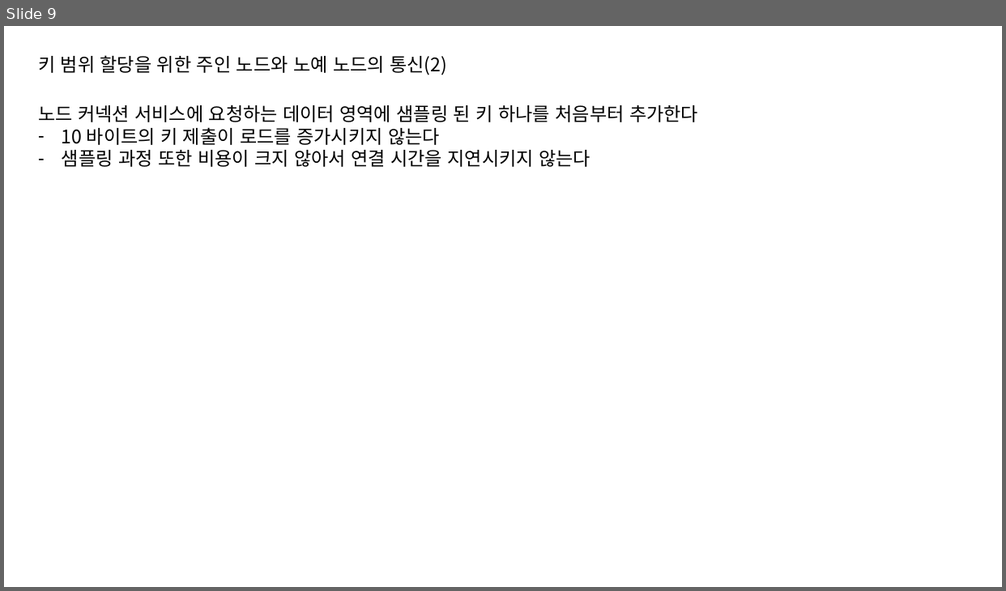
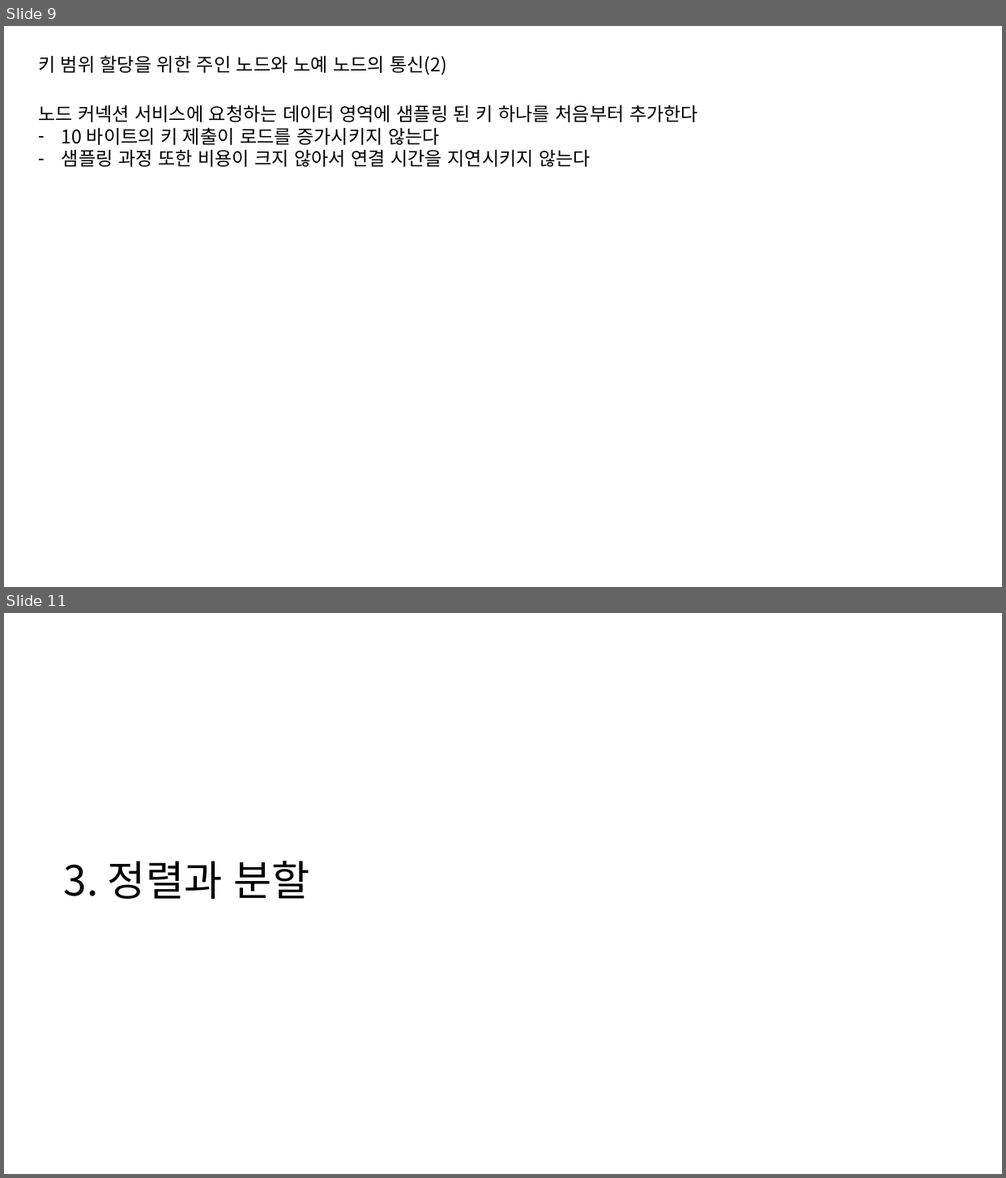
Before and after one commit to HoOngEe/cs434-doc, a slide deck: Design.pptx. Shown one above the other, each under a label of ours: slide 9 before the commit, slides 9 and 11 after it; the slides between them are not shown. The pictures are 1006x591 and 1006x1178 pixels, drawn with LibreOffice and Linux fonts; fonts in the diff are those of the drawing. Boxes give left, top, right and bottom in pixels: in the first picture for what was removed or moved away, otherwise in the second. Text is boxed around its words. In the diff, an @@ line names an element or a change of style, - is before the commit and + after.

```diff
--- a/Design.pptx
+++ b/Design.pptx
@@ slide 11 added at (x1=4, y1=613, x2=1002, y2=1174), background #FFFFFF @@
@@ text added at (x1=64, y1=861, x2=310, y2=899), 40 pt, text #000000 @@
+3. 정렬과 분할
```
Also in this commit, not shown: 1 slide changed, 9 other slides added.
